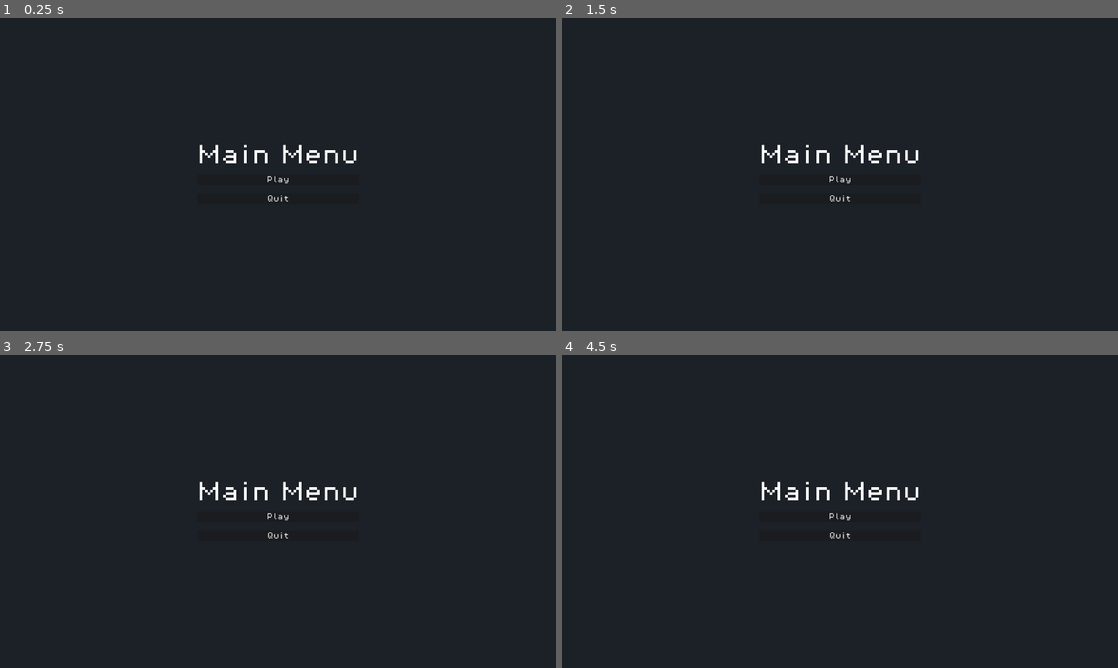
Above: before the commit, frames 1-4 (two rows, left to right).
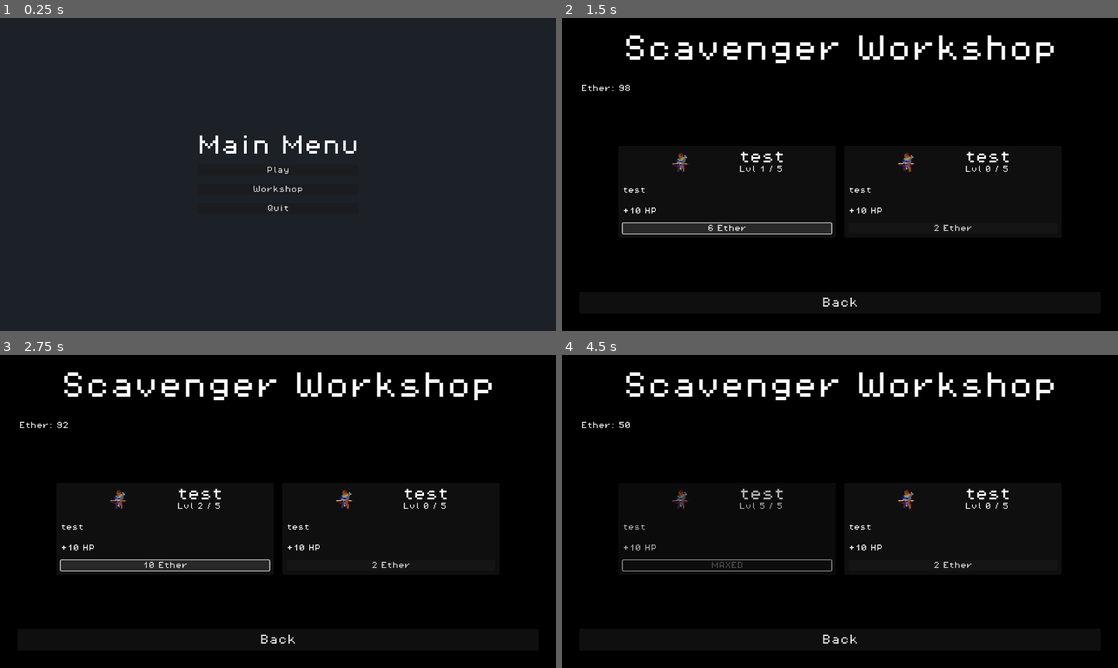
Above: after the commit, the same moments.

Repository: OscarFermu-UOC/TFG-echos-of-the-deep
Game: Godot game, scene res://ui/main_menu/main_menu.tscn
The game is run twice, just before and just after one commit, with the same random seed, the same clock (stepped at 60 frames per second) and the same inputs. Sound files missing from this copy of the repository are replaced by a short silence.
Inputs (mouse positions are in pixels of both pictures, inside the frame that each line leads up to):
- Up to frame 1 (0.25 s): no input
- Up to frame 2 (1.5 s): click (840, 190) at 0.5 s, where only the run after the commit has a clickable "Workshop"; click (728, 227) at 1.25 s, where only the run after the commit has a clickable "2 Ether"
- Up to frame 3 (2.75 s): click (166, 564) at 2 s, where only the run after the commit has a clickable "6 Ether"
- Up to frame 4 (4.5 s): click (728, 564) at 2.75 s, where only the run after the commit has a clickable "10 Ether"; click (728, 564) at 3.5 s, where only the run after the commit has a clickable "14 Ether"; click (728, 564) at 4.25 s, where only the run after the commit has a clickable "18 Ether"

The runs differ from the first frame. In frame 1, 0.9% of the frame differs, in the area x 35-65%, y 37-62%; in frame 2, 72%; in frame 3, 72%; in frame 4, 82%, in the area x 0-100%, y 0-100%.

Commit message:
Implement base for upgrades

Diff:
--- /dev/null
+++ b/data/upgrades/list/test.tres
@@ -0,0 +1,12 @@
+[gd_resource type="Resource" script_class="UpgradeData" load_steps=3 format=3 uid="uid://bg5itq4syu38r"]
+
+[ext_resource type="Texture2D" uid="uid://c0jlk7xk2x4h2" path="res://assets/sprites/player/default_character.png" id="1_b7cby"]
+[ext_resource type="Script" uid="uid://v54jrmcyvjnn" path="res://data/upgrades/upgrade_data.gd" id="1_tmo0p"]
+
+[resource]
+script = ExtResource("1_tmo0p")
+id = "test"
+title = "test"
+icon = ExtResource("1_b7cby")
+description = "test"
+metadata/_custom_type_script = "uid://v54jrmcyvjnn"
--- /dev/null
+++ b/data/upgrades/upgrade_data.gd
@@ -0,0 +1,15 @@
+# Recurso que define una mejora del Workshop: coste, niveles y previsualización del efecto.
+class_name UpgradeData
+extends Resource
+
+@export_group("Identity")
+@export var id: String
+@export var title: String
+@export var icon: Texture2D
+@export_multiline var description: String
+
+@export_group("Progression")
+@export var max_level: int = 5
+@export var base_cost: int = 2
+@export var cost_increment: int = 4 # El coste aumenta esta cantidad por nivel
+@export var stat_preview: String = "+10 HP" # Texto informativo mostrado en la UI
--- a/globals/events.gd
+++ b/globals/events.gd
@@ -39,4 +39,5 @@
 
 # Shop-related events
 signal buy_requested(card: CardData, node: Node)
+signal upgrade_requested(data: UpgradeData, cost: int, widget_node: Control)
 signal relic_obtained(relic_data: RelicData)
--- a/globals/global_data.gd
+++ b/globals/global_data.gd
@@ -5,8 +5,8 @@
 # ==========================================================
 # CONFIGURACIÓN
 # ==========================================================
-const MAX_CYCLES: int = 3
-const MAX_STAGES: int = 3
+const MAX_CYCLES: int = 2
+const MAX_STAGES: int = 2
 const ETHER_CONVERSION_RATE: float = 0.1 # 10 de oro = 1 de éter
 
 # ==========================================================
--- /dev/null
+++ b/globals/upgrade_ids.gd
@@ -0,0 +1,35 @@
+class_name UpgradeIDs
+
+const MAX_HEALTH = "max_health"
+const MAX_HEALTH_VALUE = 10
+
+const REVIVE = "revive"
+
+const STEALTH = "stealth"
+const STEALTH_VALUE = 0.1
+
+const SPEED = "speed"
+const SPEED_VALUE = 0.05
+
+const ROLL_COOLDOWN = "roll_cooldown"
+const ROLL_COOLDOWN_VALUE = 0.1
+
+const HAZARD_RESISTANCE = "hazard_resistance"
+const HAZARD_RESISTANCE_VALUE = 1
+
+const ETHER_GAIN = "ether_gain"
+const ETHER_GAIN_VALUE = 0.1
+
+const CARD_COOLDOWN = "card_cooldown_reduction"
+const CARD_COOLDOWN_VALUE = 0.1
+
+const DRAFT_OPTIONS = "draft_options"
+
+const DAMAGE = "damage_bonus"
+const DAMAGE_VALUE = 2
+
+const RELOAD_SPEED = "reload_speed"
+const RELOAD_SPEED_VALUE = 0.05
+
+const CRIT_CHANCE = "crit_chance"
+const CRIT_CHANCE_VALUE = 0.05
--- a/scenes/run/run.tscn
+++ b/scenes/run/run.tscn
@@ -52,7 +52,6 @@
 
 [node name="ClankManager" type="Node" parent="RunManager"]
 script = ExtResource("8_kdgoc")
-max_clank = 5
 
 [node name="HazardManager" type="Node" parent="RunManager"]
 script = ExtResource("9_y3spc")
--- /dev/null
+++ b/scenes/workshop/workshop.gd
@@ -0,0 +1,57 @@
+# Workshop: pantalla de mejoras permanentes compradas con éter entre runs.
+extends Control
+
+@export var upgrade_item_scene: PackedScene
+@export var all_upgrades: Array[UpgradeData] = []
+
+@onready var _grid: GridContainer = %UpgradesGrid
+@onready var _ether_label: Label = %EtherLabel
+@onready var _purchase_sound: AudioStreamPlayer2D = $Audio/PurchaseSound
+
+func _ready() -> void:
+	all_upgrades.sort_custom(func(a, b): return a.title < b.title)
+	_populate_grid()
+	_update_currency_ui()
+
+	if not EventBus.upgrade_requested.is_connected(_on_upgrade_requested):
+		EventBus.upgrade_requested.connect(_on_upgrade_requested)
+
+func _populate_grid() -> void:
+	for child in _grid.get_children():
+		child.queue_free()
+
+	var saved: Dictionary = GlobalData.save_file.unlocked_upgrades
+	for upgrade in all_upgrades:
+		var widget: Node = upgrade_item_scene.instantiate()
+		_grid.add_child(widget)
+		widget.setup(upgrade, saved.get(upgrade.id, 0))
+
+func _on_upgrade_requested(data: UpgradeData, cost: int, widget_node: WorkshopItem) -> void:
+	if GlobalData.save_file.ether < cost:
+		#TODO: visual feedback
+		return
+
+	GlobalData.save_file.ether -= cost
+
+	var new_lvl: int = GlobalData.save_file.unlocked_upgrades.get(data.id, 0) + 1
+	GlobalData.save_file.unlocked_upgrades[data.id] = new_lvl
+	GlobalData.save()
+
+	_update_currency_ui()
+	widget_node.setup(data, new_lvl)
+
+	# Actualizamos todos los botones por si alguno ya no puede permitirse
+	_refresh_buttons_affordability()
+
+	_purchase_sound.play()
+
+func _update_currency_ui() -> void:
+	_ether_label.text = "Ether: %d" % GlobalData.save_file.ether
+
+func _refresh_buttons_affordability() -> void:
+	for child in _grid.get_children():
+		if child.has_method("_update_dynamic_state"):
+			child._update_dynamic_state()
+
+func _on_btn_back_pressed() -> void:
+	hide()
--- /dev/null
+++ b/scenes/workshop/workshop.tscn
@@ -0,0 +1,139 @@
+[gd_scene load_steps=10 format=3 uid="uid://cy6cre1dh6asf"]
+
+[ext_resource type="Script" uid="uid://cil836y4mnvup" path="res://scenes/workshop/workshop.gd" id="1_mrv4p"]
+[ext_resource type="Theme" uid="uid://b1wf6ueqbxmjq" path="res://theme/regular_font.tres" id="3_im08q"]
+[ext_resource type="Script" uid="uid://v54jrmcyvjnn" path="res://data/upgrades/upgrade_data.gd" id="3_lf5r6"]
+[ext_resource type="PackedScene" uid="uid://c0j40n3l4xgc5" path="res://scenes/workshop/workshop_item.tscn" id="3_mrv4p"]
+[ext_resource type="Resource" uid="uid://bg5itq4syu38r" path="res://data/upgrades/list/test.tres" id="4_im08q"]
+[ext_resource type="AudioStream" uid="uid://b0bn48onh66wd" path="res://assets/sounds/workshop/anvil.mp3" id="4_mdujs"]
+
+[sub_resource type="Gradient" id="Gradient_im08q"]
+offsets = PackedFloat32Array(0, 0.93307084, 1)
+colors = PackedColorArray(0, 0, 0, 1, 0, 0, 0, 1, 0, 0, 0, 1)
+
+[sub_resource type="GradientTexture1D" id="GradientTexture1D_di8wu"]
+gradient = SubResource("Gradient_im08q")
+
+[sub_resource type="StyleBoxEmpty" id="StyleBoxEmpty_mdujs"]
+
+[node name="Workshop" type="Control"]
+layout_mode = 3
+anchors_preset = 15
+anchor_right = 1.0
+anchor_bottom = 1.0
+grow_horizontal = 2
+grow_vertical = 2
+script = ExtResource("1_mrv4p")
+upgrade_item_scene = ExtResource("3_mrv4p")
+all_upgrades = Array[ExtResource("3_lf5r6")]([ExtResource("4_im08q"), ExtResource("4_im08q")])
+
+[node name="Background" type="TextureRect" parent="."]
+layout_mode = 1
+anchors_preset = 15
+anchor_right = 1.0
+anchor_bottom = 1.0
+grow_horizontal = 2
+grow_vertical = 2
+texture = SubResource("GradientTexture1D_di8wu")
+
+[node name="Overlay" type="ColorRect" parent="."]
+layout_mode = 1
+anchors_preset = 15
+anchor_right = 1.0
+anchor_bottom = 1.0
+grow_horizontal = 2
+grow_vertical = 2
+color = Color(0, 0, 0, 0.24313726)
+
+[node name="MainLayout" type="MarginContainer" parent="."]
+layout_mode = 1
+anchors_preset = 15
+anchor_right = 1.0
+anchor_bottom = 1.0
+grow_horizontal = 2
+grow_vertical = 2
+theme = ExtResource("3_im08q")
+theme_override_constants/margin_left = 40
+theme_override_constants/margin_top = 40
+theme_override_constants/margin_right = 40
+theme_override_constants/margin_bottom = 40
+
+[node name="VBoxContainer" type="VBoxContainer" parent="MainLayout"]
+custom_minimum_size = Vector2(200, 200)
+layout_mode = 2
+theme_override_constants/separation = 20
+
+[node name="Header" type="VBoxContainer" parent="MainLayout/VBoxContainer"]
+layout_mode = 2
+theme_override_constants/separation = 50
+
+[node name="Title" type="Label" parent="MainLayout/VBoxContainer/Header"]
+layout_mode = 2
+theme_override_font_sizes/font_size = 64
+text = "Scavenger Workshop"
+horizontal_alignment = 1
+vertical_alignment = 1
+
+[node name="CurrencyWidget" type="PanelContainer" parent="MainLayout/VBoxContainer/Header"]
+layout_mode = 2
+size_flags_horizontal = 3
+theme_override_styles/panel = SubResource("StyleBoxEmpty_mdujs")
+
+[node name="HBoxContainer" type="HBoxContainer" parent="MainLayout/VBoxContainer/Header/CurrencyWidget"]
+layout_mode = 2
+
+[node name="CurrencyIcon" type="TextureRect" parent="MainLayout/VBoxContainer/Header/CurrencyWidget/HBoxContainer"]
+layout_mode = 2
+
+[node name="EtherLabel" type="Label" parent="MainLayout/VBoxContainer/Header/CurrencyWidget/HBoxContainer"]
+unique_name_in_owner = true
+layout_mode = 2
+text = "Ether: 500"
+
+[node name="Spacer" type="Control" parent="MainLayout/VBoxContainer"]
+custom_minimum_size = Vector2(0, 20)
+layout_mode = 2
+
+[node name="Content" type="ScrollContainer" parent="MainLayout/VBoxContainer"]
+unique_name_in_owner = true
+custom_minimum_size = Vector2(0, 250)
+layout_mode = 2
+size_flags_vertical = 3
+
+[node name="UpgradesGrid" type="GridContainer" parent="MainLayout/VBoxContainer/Content"]
+unique_name_in_owner = true
+layout_mode = 2
+size_flags_horizontal = 6
+size_flags_vertical = 6
+theme_override_constants/h_separation = 20
+theme_override_constants/v_separation = 20
+columns = 2
+
+[node name="WorkshopItem" parent="MainLayout/VBoxContainer/Content/UpgradesGrid" instance=ExtResource("3_mrv4p")]
+layout_mode = 2
+
+[node name="WorkshopItem2" parent="MainLayout/VBoxContainer/Content/UpgradesGrid" instance=ExtResource("3_mrv4p")]
+layout_mode = 2
+
+[node name="WorkshopItem3" parent="MainLayout/VBoxContainer/Content/UpgradesGrid" instance=ExtResource("3_mrv4p")]
+layout_mode = 2
+
+[node name="Spacer2" type="Control" parent="MainLayout/VBoxContainer"]
+custom_minimum_size = Vector2(0, 20)
+layout_mode = 2
+
+[node name="BtnBack" type="Button" parent="MainLayout/VBoxContainer"]
+custom_minimum_size = Vector2(0, 50)
+layout_mode = 2
+theme = ExtResource("3_im08q")
+theme_override_font_sizes/font_size = 24
+text = "Back"
+
+[node name="Audio" type="Node2D" parent="."]
+
+[node name="PurchaseSound" type="AudioStreamPlayer2D" parent="Audio"]
+stream = ExtResource("4_mdujs")
+max_distance = 500.0
+bus = &"SFX"
+
+[connection signal="pressed" from="MainLayout/VBoxContainer/BtnBack" to="." method="_on_btn_back_pressed"]
--- /dev/null
+++ b/scenes/workshop/workshop_item.gd
@@ -0,0 +1,47 @@
+# Widget de mejora individual del Workshop: muestra nivel, coste y gestiona la compra.
+class_name WorkshopItem
+extends PanelContainer
+
+const COLOR_CANT_AFFORD: Color = Color(1.0, 0.5, 0.5)
+const COLOR_MAXED: Color = Color(0.7, 0.7, 0.7)
+
+@onready var _icon: TextureRect = %Icon
+@onready var _title: Label = %Title
+@onready var _lvl_label: Label = %LevelLabel
+@onready var _desc: Label = %Description
+@onready var _stat_label: Label = %StatPreview
+@onready var _buy_button: Button = %BuyButton
+
+var _data: UpgradeData
+var _current_level: int = 0
+var _next_cost: int = 0
+
+func _ready() -> void:
+	_buy_button.pressed.connect(_on_buy_button_pressed)
+
+func setup(data: UpgradeData, saved_level: int) -> void:
+	_data = data
+	_current_level = saved_level
+	_icon.texture = data.icon
+	_title.text = data.title
+	_desc.text = data.description
+	_stat_label.text = data.stat_preview
+	_update_dynamic_state()
+
+func _update_dynamic_state() -> void:
+	# Fórmula de coste: base + nivel_actual * incremento
+	_next_cost = _data.base_cost + _current_level * _data.cost_increment
+	_lvl_label.text = "Lvl %d / %d" % [_current_level, _data.max_level]
+
+	if _current_level >= _data.max_level:
+		_buy_button.disabled = true
+		_buy_button.text = "MAXED"
+		modulate = COLOR_MAXED
+	else:
+		modulate = Color.WHITE
+		_buy_button.disabled = false
+		_buy_button.text = "%d Ether" % _next_cost
+		_buy_button.modulate = Color.WHITE if GlobalData.save_file.ether >= _next_cost else COLOR_CANT_AFFORD
+
+func _on_buy_button_pressed() -> void:
+	EventBus.upgrade_requested.emit(_data, _next_cost, self)
--- /dev/null
+++ b/scenes/workshop/workshop_item.tscn
@@ -0,0 +1,82 @@
+[gd_scene load_steps=4 format=3 uid="uid://c0j40n3l4xgc5"]
+
+[ext_resource type="Theme" uid="uid://b1wf6ueqbxmjq" path="res://theme/regular_font.tres" id="1_d7gqy"]
+[ext_resource type="Script" uid="uid://f58llxhkkymv" path="res://scenes/workshop/workshop_item.gd" id="2_tlhlq"]
+[ext_resource type="Texture2D" uid="uid://dhx1o5au0xrxa" path="res://assets/sprites/upgrades/quantum_cpu.png" id="3_gbdgo"]
+
+[node name="WorkshopItem" type="PanelContainer"]
+custom_minimum_size = Vector2(500, 120)
+offset_right = 40.0
+offset_bottom = 40.0
+theme = ExtResource("1_d7gqy")
+script = ExtResource("2_tlhlq")
+
+[node name="MarginContainer" type="MarginContainer" parent="."]
+layout_mode = 2
+theme_override_constants/margin_left = 10
+theme_override_constants/margin_top = 10
+theme_override_constants/margin_right = 10
+theme_override_constants/margin_bottom = 10
+
+[node name="VBoxContainer" type="VBoxContainer" parent="MarginContainer"]
+layout_mode = 2
+theme_override_constants/separation = 20
+alignment = 1
+
+[node name="Header" type="HBoxContainer" parent="MarginContainer/VBoxContainer"]
+layout_mode = 2
+
+[node name="Spacer" type="Control" parent="MarginContainer/VBoxContainer/Header"]
+layout_mode = 2
+size_flags_horizontal = 3
+
+[node name="Icon" type="TextureRect" parent="MarginContainer/VBoxContainer/Header"]
+unique_name_in_owner = true
+custom_minimum_size = Vector2(48, 48)
+layout_mode = 2
+texture = ExtResource("3_gbdgo")
+expand_mode = 1
+stretch_mode = 5
+
+[node name="Spacer3" type="Control" parent="MarginContainer/VBoxContainer/Header"]
+layout_mode = 2
+size_flags_horizontal = 3
+
+[node name="VBoxContainer" type="VBoxContainer" parent="MarginContainer/VBoxContainer/Header"]
+layout_mode = 2
+alignment = 1
+
+[node name="Title" type="Label" parent="MarginContainer/VBoxContainer/Header/VBoxContainer"]
+unique_name_in_owner = true
+layout_mode = 2
+theme_override_font_sizes/font_size = 32
+text = "Adrenaline"
+
+[node name="LevelLabel" type="Label" parent="MarginContainer/VBoxContainer/Header/VBoxContainer"]
+unique_name_in_owner = true
+layout_mode = 2
+text = "Lvl 0 / 5"
+
+[node name="Spacer2" type="Control" parent="MarginContainer/VBoxContainer/Header"]
+layout_mode = 2
+size_flags_horizontal = 3
+
+[node name="Description" type="Label" parent="MarginContainer/VBoxContainer"]
+unique_name_in_owner = true
+custom_minimum_size = Vector2(0, 40)
+layout_mode = 2
+size_flags_vertical = 6
+text = "Increaswes the deliveno fo sdnlfndlfnddfdfdf"
+vertical_alignment = 1
+autowrap_mode = 3
+max_lines_visible = 2
+
+[node name="StatPreview" type="Label" parent="MarginContainer/VBoxContainer"]
+unique_name_in_owner = true
+layout_mode = 2
+text = "+10 HP"
+
+[node name="BuyButton" type="Button" parent="MarginContainer/VBoxContainer"]
+unique_name_in_owner = true
+layout_mode = 2
+text = "100 Ether"
--- a/ui/main_menu/main_menu.gd
+++ b/ui/main_menu/main_menu.gd
@@ -9,3 +9,7 @@
 
 func _on_btn_quit_pressed() -> void:
 	get_tree().quit()
+
+
+func _on_btn_workshop_pressed() -> void:
+	%Workshop.show()
--- a/ui/main_menu/main_menu.tscn
+++ b/ui/main_menu/main_menu.tscn
@@ -1,8 +1,9 @@
-[gd_scene load_steps=4 format=3 uid="uid://cm0mwo4u1mcpc"]
+[gd_scene load_steps=5 format=3 uid="uid://cm0mwo4u1mcpc"]
 
 [ext_resource type="Theme" uid="uid://b1wf6ueqbxmjq" path="res://theme/regular_font.tres" id="1_mu8pm"]
 [ext_resource type="Script" uid="uid://5vb4u8lffwr6" path="res://ui/main_menu/main_menu.gd" id="1_uhj5c"]
 [ext_resource type="Resource" uid="uid://28meoeyrxa5q" path="res://data/characters/list/scavenger.tres" id="3_omy8q"]
+[ext_resource type="PackedScene" uid="uid://cy6cre1dh6asf" path="res://scenes/workshop/workshop.tscn" id="4_i5wg5"]
 
 [node name="MainMenu" type="Control"]
 layout_mode = 3
@@ -49,9 +50,19 @@
 text = "Play
 "
 
+[node name="BtnWorkshop" type="Button" parent="ColorRect/VBoxContainer"]
+layout_mode = 2
+text = "Workshop"
+
 [node name="BtnQuit" type="Button" parent="ColorRect/VBoxContainer"]
 layout_mode = 2
 text = "Quit"
 
+[node name="Workshop" parent="." instance=ExtResource("4_i5wg5")]
+unique_name_in_owner = true
+visible = false
+layout_mode = 1
+
 [connection signal="pressed" from="ColorRect/VBoxContainer/BtnPlay" to="." method="_on_btn_play_pressed"]
+[connection signal="pressed" from="ColorRect/VBoxContainer/BtnWorkshop" to="." method="_on_btn_workshop_pressed"]
 [connection signal="pressed" from="ColorRect/VBoxContainer/BtnQuit" to="." method="_on_btn_quit_pressed"]
Not shown, added: assets/sounds/workshop/anvil.mp3.import
Not shown, added: data/upgrades/upgrade_data.gd.uid
Not shown, added: globals/upgrade_ids.gd.uid
Not shown, added: scenes/workshop/workshop.gd.uid
Not shown, added: scenes/workshop/workshop_item.gd.uid
Not shown, changed: .gitignore
Not shown, added: assets/sounds/workshop/anvil.mp3
